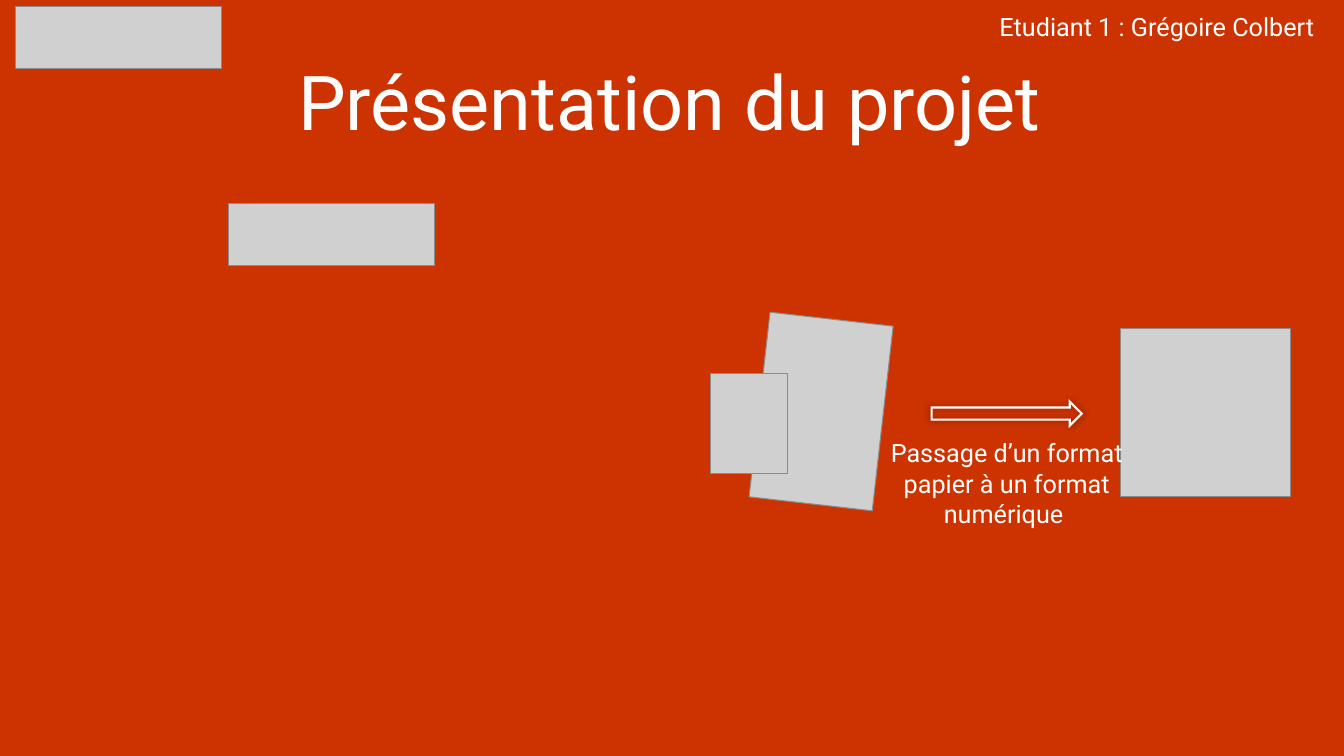
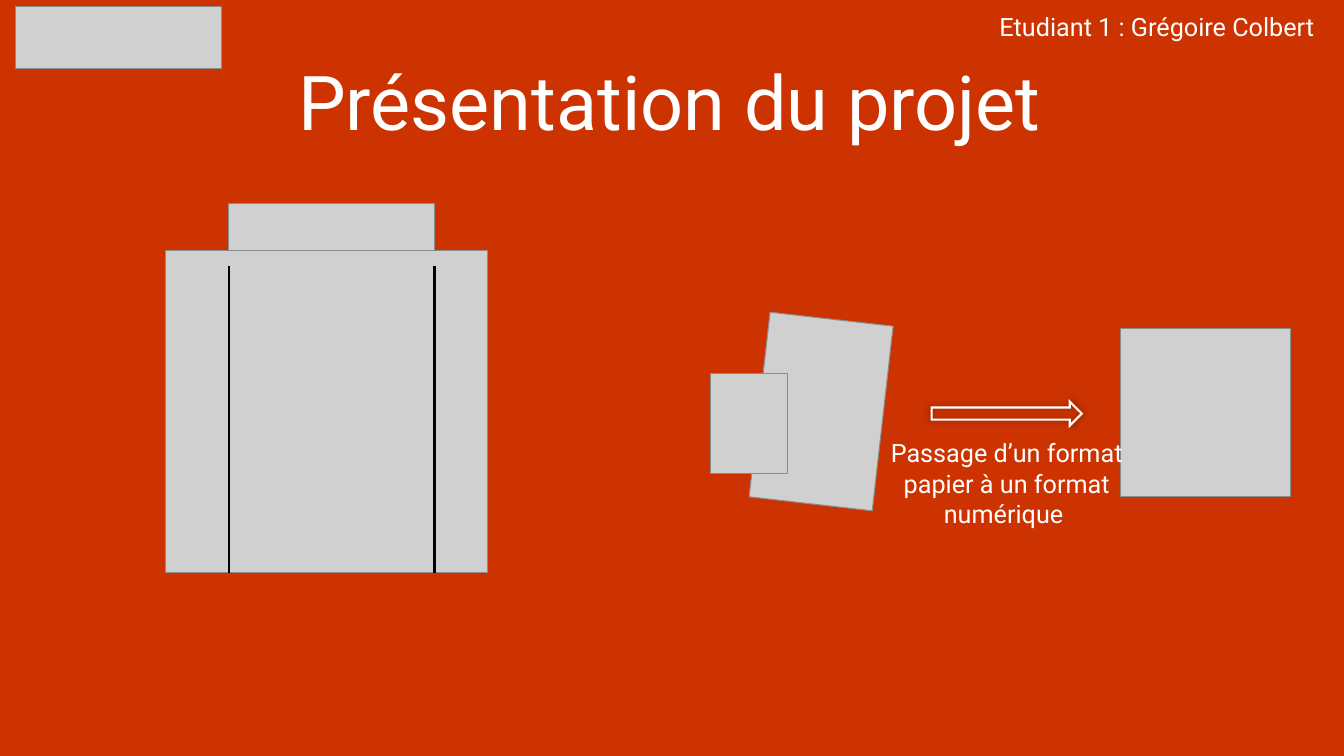
Before and after one commit to Colbert1/Projet_CrossLaPro, a slide deck: slide 3 of Ressources/Presentation_Projet_CrossLaPro_E1_Colbert.pptx. Drawn at 1344x756 pixels with LibreOffice and Linux fonts; fonts in the diff are those of the drawing; grey boxes stand for pictures. Boxes give left, top, right and bottom in pixels: in the first picture for what was removed or moved away, otherwise in the second. Text is boxed around its words. In the diff, an @@ line names an element or a change of style, - is before the commit and + after.

```diff
--- a/Ressources/Presentation_Projet_CrossLaPro_E1_Colbert.pptx
+++ b/Ressources/Presentation_Projet_CrossLaPro_E1_Colbert.pptx
@@ picture added at (165, 250, 488, 573) @@
@@ line added from (229, 266) to (229, 573), #000000 1.5 pt @@
@@ line added from (435, 266) to (435, 573), #000000 1.5 pt @@
```
Also in this commit, not shown: 6 other slides changed, 5 other files.
